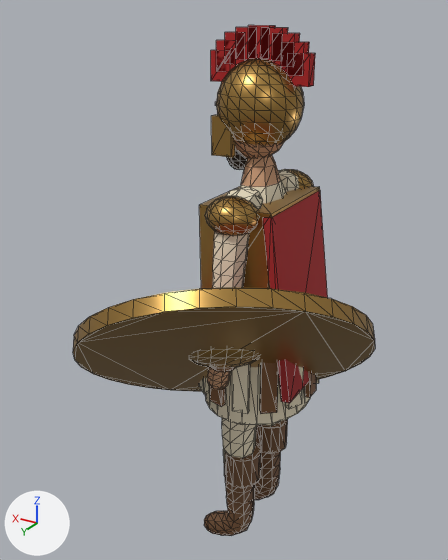
The glTF model models/era1/yunon_qilichboz.glb, before and after one commit.
Before and after are seen from a 50 mm camera at (-0.898, 1.745, 1.938) aimed at (0.064, 0.141, 1.136). Lighting does not change. The marker at lower left points along +X, +Y and +Z. The picture after the commit comes second. Mesh edges are drawn as thin lines. Where no turn or scale is listed for an object, it has been applied to the vertices. Vertices at exactly the same position are counted once.

The first picture shows 'Body', 'Shield'.
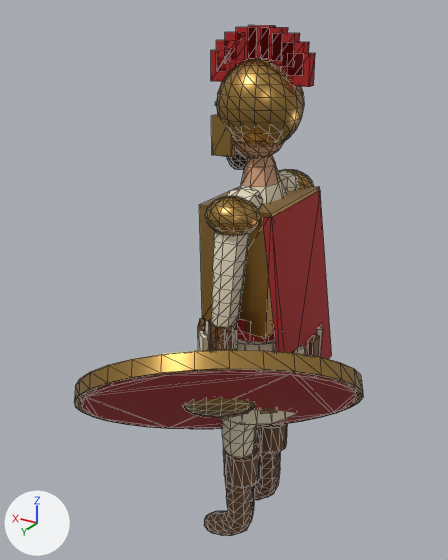
Location of each change, [x1, y1, x2, y2] in pixels of the pictures (448 x 560 px):
'Shield', reshaped, moved (23% shorter)
    before: [73, 288, 375, 391]
    after: [74, 350, 363, 429]

The change, as a diff of the scene's bpy script:
```diff
--- a/models/era1/yunon_qilichboz.glb.py
+++ b/models/era1/yunon_qilichboz.glb.py
@@ me_shield @@
 # used by ob_shield; location = (-0.022, 0.282, 0.973)
-me_shield.from_pydata(...)  # 214 vertices, 416 faces; spans x -0.434..0.429, y -0.379..0.386, z -0.353..0.344
+me_shield.from_pydata(...)  # 214 vertices, 416 faces; spans x -0.428..0.435, y -0.387..0.377, z -0.343..0.354
+# me_shield part 1: the loose piece of 64 vertices spanning x -0.434..0.429, y -0.379..0.386, z -0.353..0.344 is moved by (0.006, -0.008, 0.01)
 me_shield.materials.append(mat_teamcolor)
@@ ob_shield @@
 ob_shield = bpy.data.objects.new('Shield', me_shield)
-ob_shield.location = (-0.022, 0.282, 0.973)
+ob_shield.location = (-0.006, 0.288, 0.78)
```
